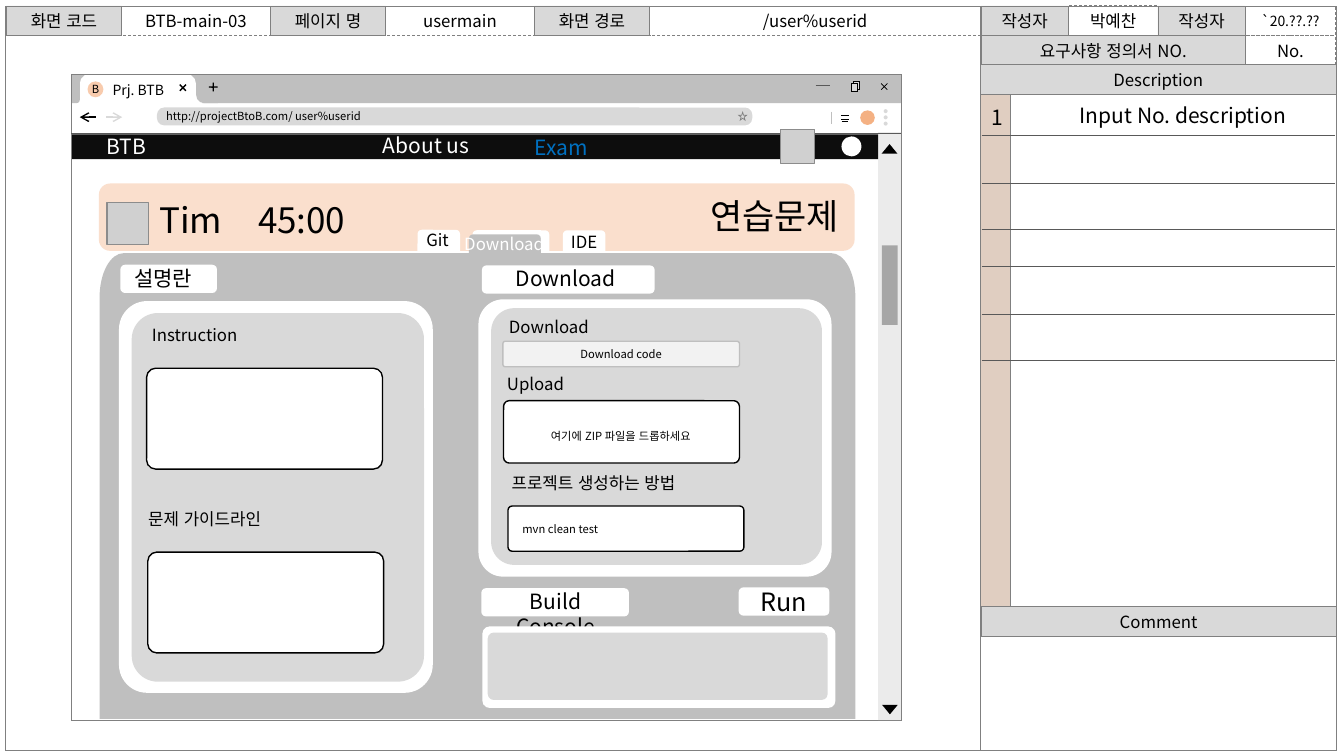
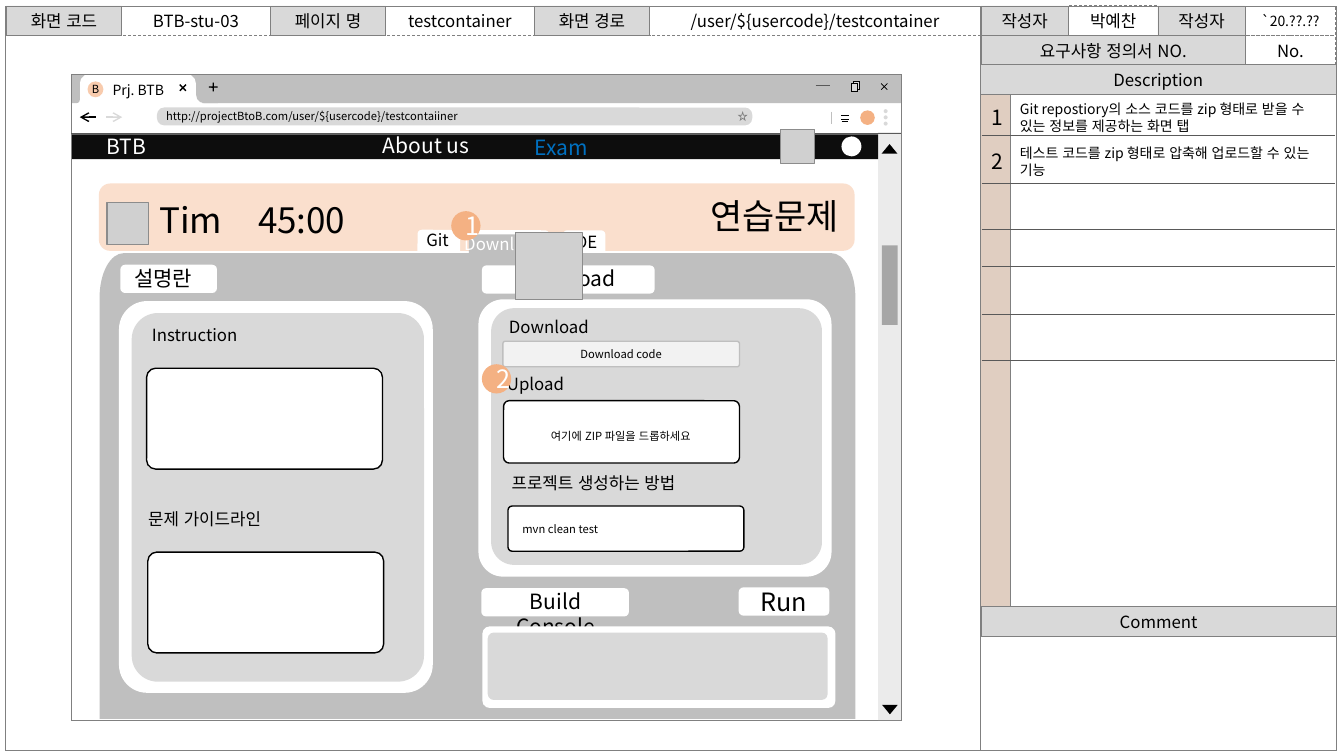
Before and after one commit to PYC1080/MSA_Mentoring, a slide deck: slide 41 of project/BtoB_Storyboard.pptx (slide 42 before the commit). Drawn at 1344x756 pixels with LibreOffice and Linux fonts; fonts in the diff are those of the drawing; grey boxes stand for pictures; background and template pictures are left out. Boxes give left, top, right and bottom in pixels: in the first picture for what was removed or moved away, otherwise in the second. Text is boxed around its words. In the diff, an @@ line names an element or a change of style, - is before the commit and + after.

```diff
--- a/project/BtoB_Storyboard.pptx
+++ b/project/BtoB_Storyboard.pptx
@@ text in rectangle at <box>153,14,239,28</box>: text changed @@
-BTB-main-03
+BTB-stu-03
@@ text in rectangle at <box>408,14,511,28</box>: text changed @@
-usermain
+testcontainer
@@ text in rectangle at <box>691,13,940,30</box>: text changed @@
-/user%userid
+/user/${usercode}/testcontainer
@@ text at <box>166,110,458,123</box>: text changed @@
-http://projectBtoB.com/ user%userid
+http://projectBtoB.com/user/${usercode}/testcontaiiner
@@ text added at <box>1020,102,1305,132</box>, 10 pt, text #000000 @@
+Git repostiory의 소스 코드를 zip 형태로 받을 수 있는 정보를 제공하는 화면 탭
@@ text removed at <box>1080,106,1286,128</box> @@
-Input No. description
@@ text added at <box>1020,146,1310,176</box>, 10 pt, text #000000 @@
+테스트 코드를 zip 형태로 압축해 업로드할 수 있는 기능
@@ text added at <box>991,153,1003,169</box>, 15 pt, text #000000 @@
+2
@@ ellipse added at <box>452,211,481,240</box>, fill #F4B183, 18 pt, text #FFFFFF @@
+1
@@ picture added at <box>515,233,583,300</box> @@
@@ ellipse added at <box>482,364,511,393</box>, fill #F4B183, 18 pt, text #FFFFFF @@
+2
```
Also in this commit, not shown: 47 other slides changed, 38 slides added, 8 slides removed.
